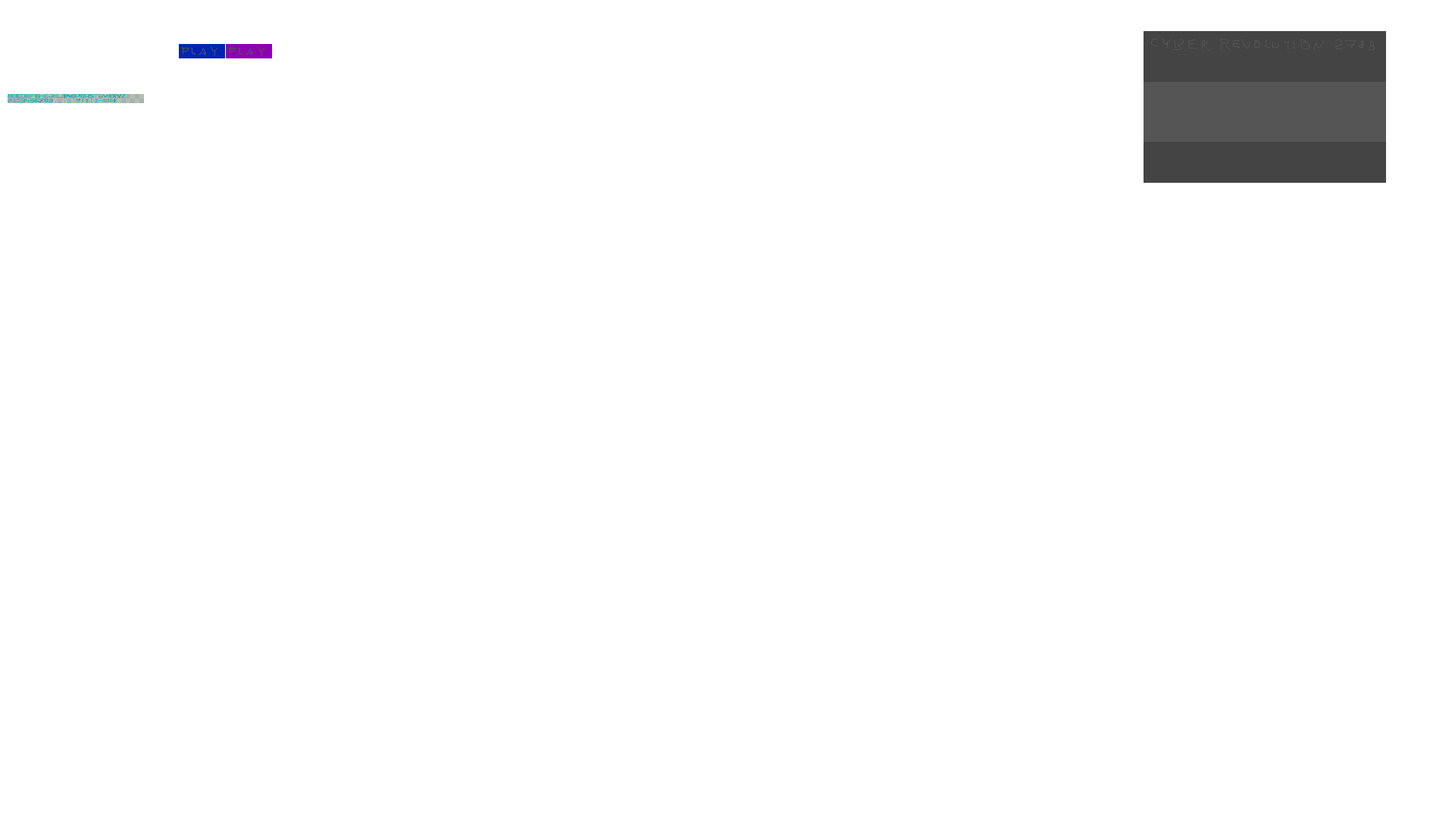
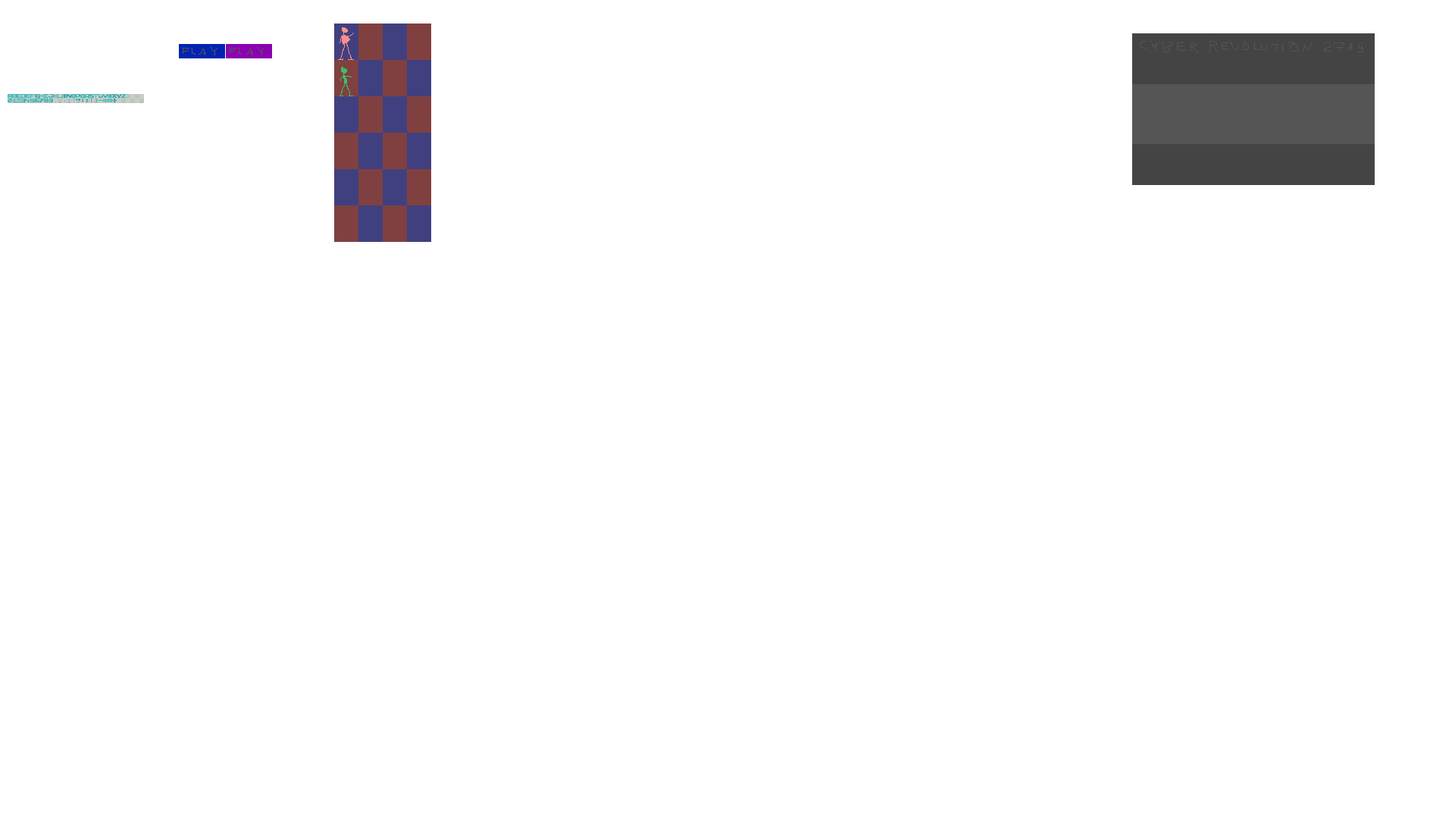
Layered file, before and after one edit (1455×819). Changes by layer:
added layer "persons" above "buttons" over [338, 27, 354, 97]
"helpers": opacity 100% → 75%, painted on it over [7, 23, 432, 242]
painted on "main_background" over [1132, 31, 1387, 185]
